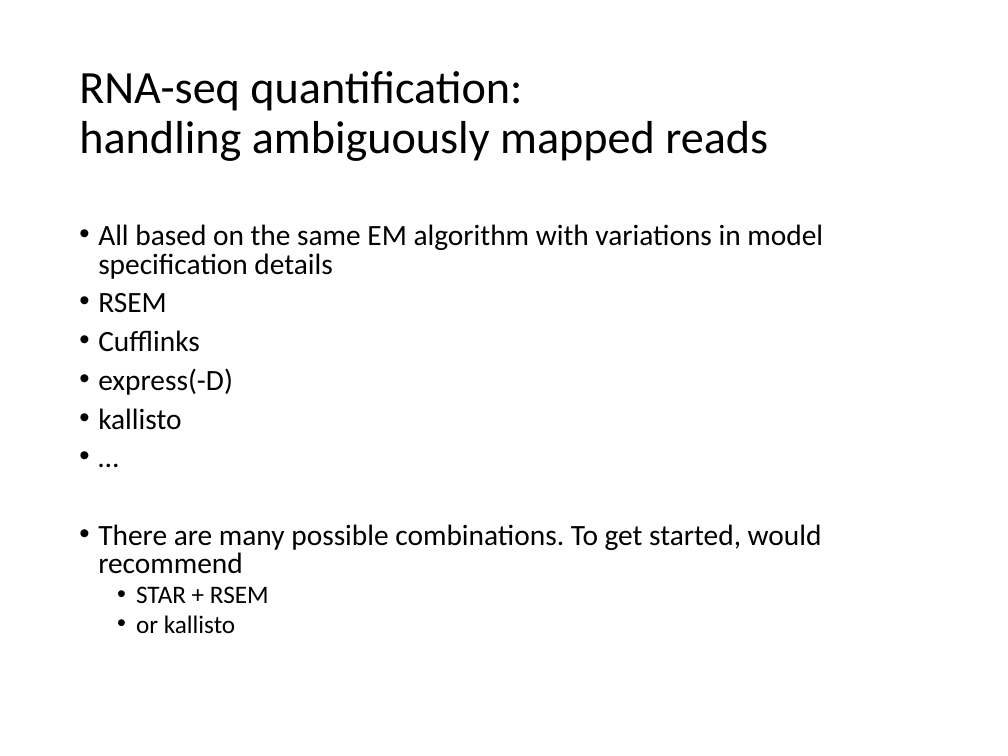
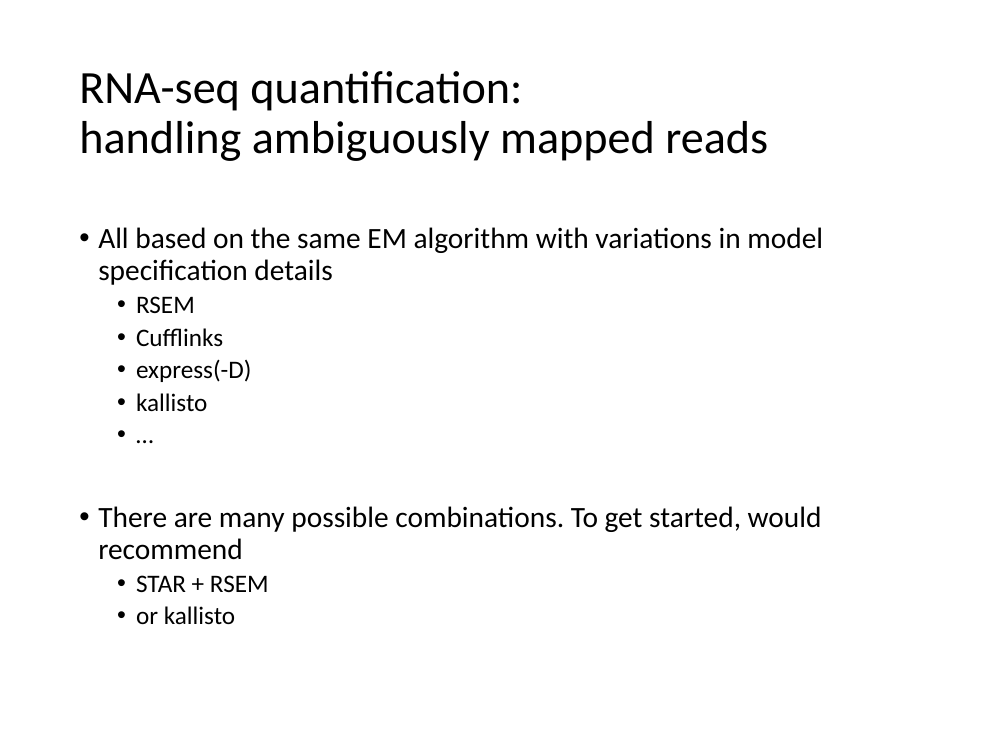
Before and after one commit to Yue-Jiang/achems, a slide deck: slide 5 of rnaseq_workshop.pptx. Drawn at 1008x756 pixels with LibreOffice and Linux fonts; fonts in the diff are those of the drawing. Boxes give left, top, right and bottom in pixels: in the first picture for what was removed or moved away, otherwise in the second. Text is boxed around its words. In the diff, an @@ line names an element or a change of style, - is before the commit and + after.

Commit message:
update slides

```diff
--- a/rnaseq_workshop.pptx
+++ b/rnaseq_workshop.pptx
@@ text "All based on the same ..." at (98, 227, 823, 625): size 21 to 18 pt in "RSEM", "Cufflinks", "express(-D)", "kallisto" and 1 more places; line spacing 0.8 to 0.9; list level 1 to 2 in "RSEM"; list level 1 to 2 in "Cufflinks"; list level 1 to 2 in "express(-D)"; list level 1 to 2 in "kallisto"; list level 1 to 2 in "…" @@
```
